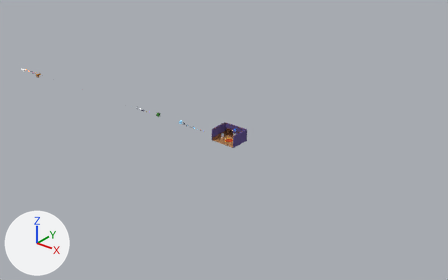
The Blender file blender/assets.blend: old version first, new version second.
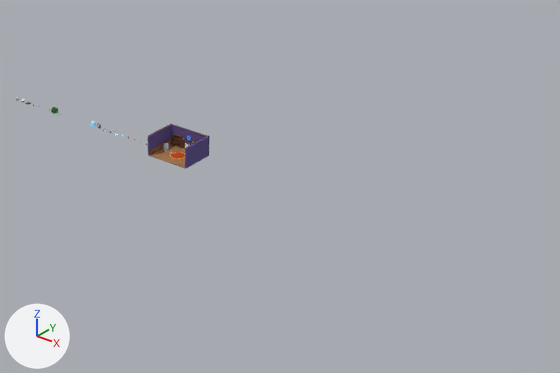
Each version is shown whole from a 50 mm lens placed at (237.0, -151.0, 93.1), pointed at (109.4, 8.5, -5.8), then close up on the part from 28% to 100% of the width and 18% to 95% of the height. Every picture has the same lights, and +X, +Y and +Z are marked at lower left. The first two pictures are the older version.

Names of what the first close-up shows: 'room_walls' and 5 more.
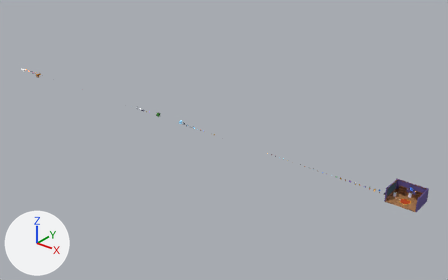
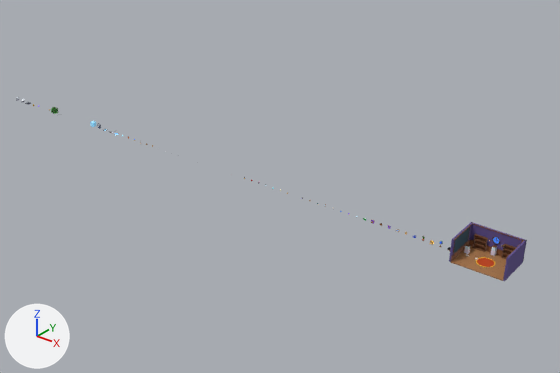
ob_menu_room is not drawn itself; it is the parent of ob_room_floor_base, ob_room_floor, ob_room_walls, ob_room_wainscot, ob_room_wainscot_panels, ob_room_rug_edge, ob_room_rug, ob_room_bookcase_left.

Patch to the scene script:
```diff
--- a/blender/assets.blend.py
+++ b/blender/assets.blend.py
@@ me_room_board_felt_left @@
+me_room_board_felt_left.from_pydata(...)  # a box spanning x -4.5..-4.46, y -2.9..2.6, z 1.3..3.95
+me_room_board_felt_left.materials.append(mat_boardfelt)  # dark blue #2f4f5f
@@ ob_menu_room @@
 ob_menu_room = bpy.data.objects.new('menu_room', None)
-ob_menu_room.location = (118.4, 0.0, 0.0)
+ob_menu_room.location = (182.4, 0.0, 0.0)
@@ ob_room_board_felt_left @@
+ob_room_board_felt_left = bpy.data.objects.new('room_board_felt_left', me_room_board_felt_left)
+ob_room_board_felt_left.parent = ob_menu_room
+ob_room_board_felt_left.location = (0.0, 0.0, 0.0)
```

What differs and where, as boxes (x1, y1, x2, y2) in the close-ups (560 x 373 px):
'room_walls', moved: before (148, 124, 209, 168); after (449, 222, 527, 281)
'room_floor', moved: before (149, 144, 185, 168); after (452, 246, 506, 281)
'room_bookcase_left', moved: before (173, 134, 183, 148); after (472, 234, 488, 252)
'room_wainscot', moved: before (149, 125, 207, 155); after (451, 223, 524, 278)
'room_rug', moved: before (171, 152, 185, 159); after (477, 258, 494, 267)
'room_board_felt_left', added: after (454, 227, 470, 253)
'room_bookcase_right', moved (not visible before): after (501, 244, 516, 259)
'room_wainscot_panels', moved: before (150, 140, 184, 154); after (452, 241, 502, 260)
'room_vitrina_left_pedestal', moved: before (164, 145, 169, 150); after (464, 249, 470, 254)
'room_rug_edge', moved: before (170, 152, 184, 159); after (476, 257, 495, 267)
'room_window_glass', moved: before (187, 135, 191, 141); after (493, 237, 499, 243)
'room_board_frame_left', now drawn: after (453, 228, 470, 254)
'room_window_frame', moved (not visible before): after (492, 237, 500, 244)
'room_vitrina_center_glass', moved: before (185, 143, 190, 147); after (492, 247, 497, 251)
'room_vitrina_left_glass', moved: before (164, 143, 168, 146); after (465, 246, 470, 250)
'room_floor_base', moved (not visible before): after (451, 262, 503, 281)
